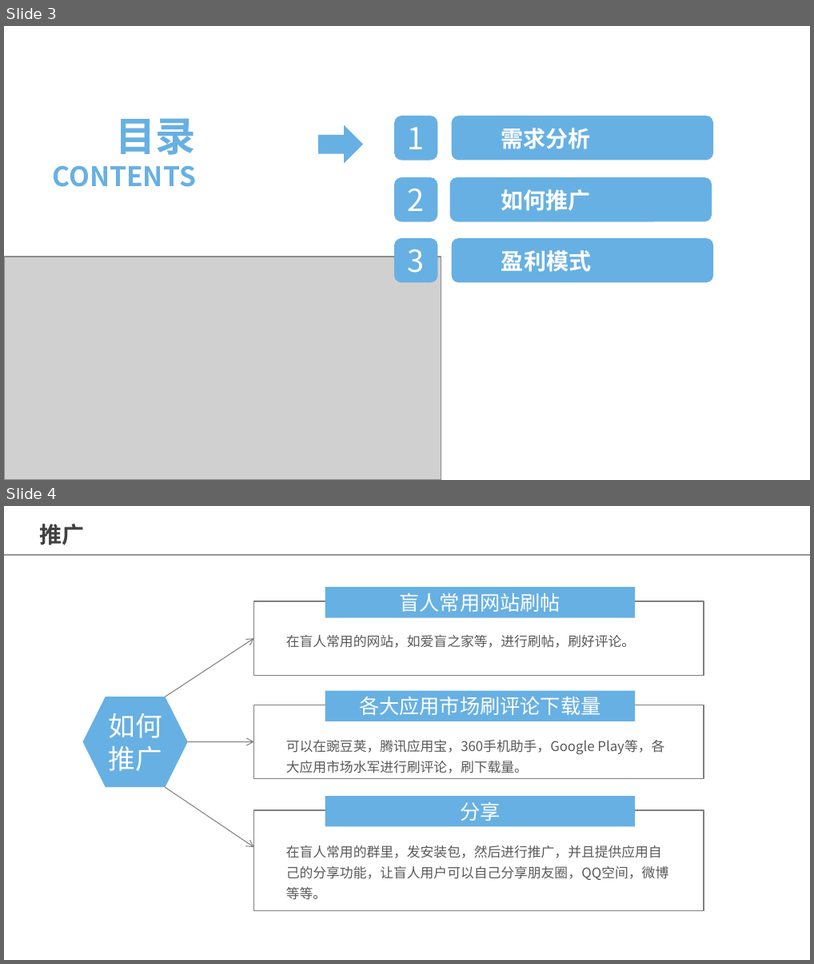
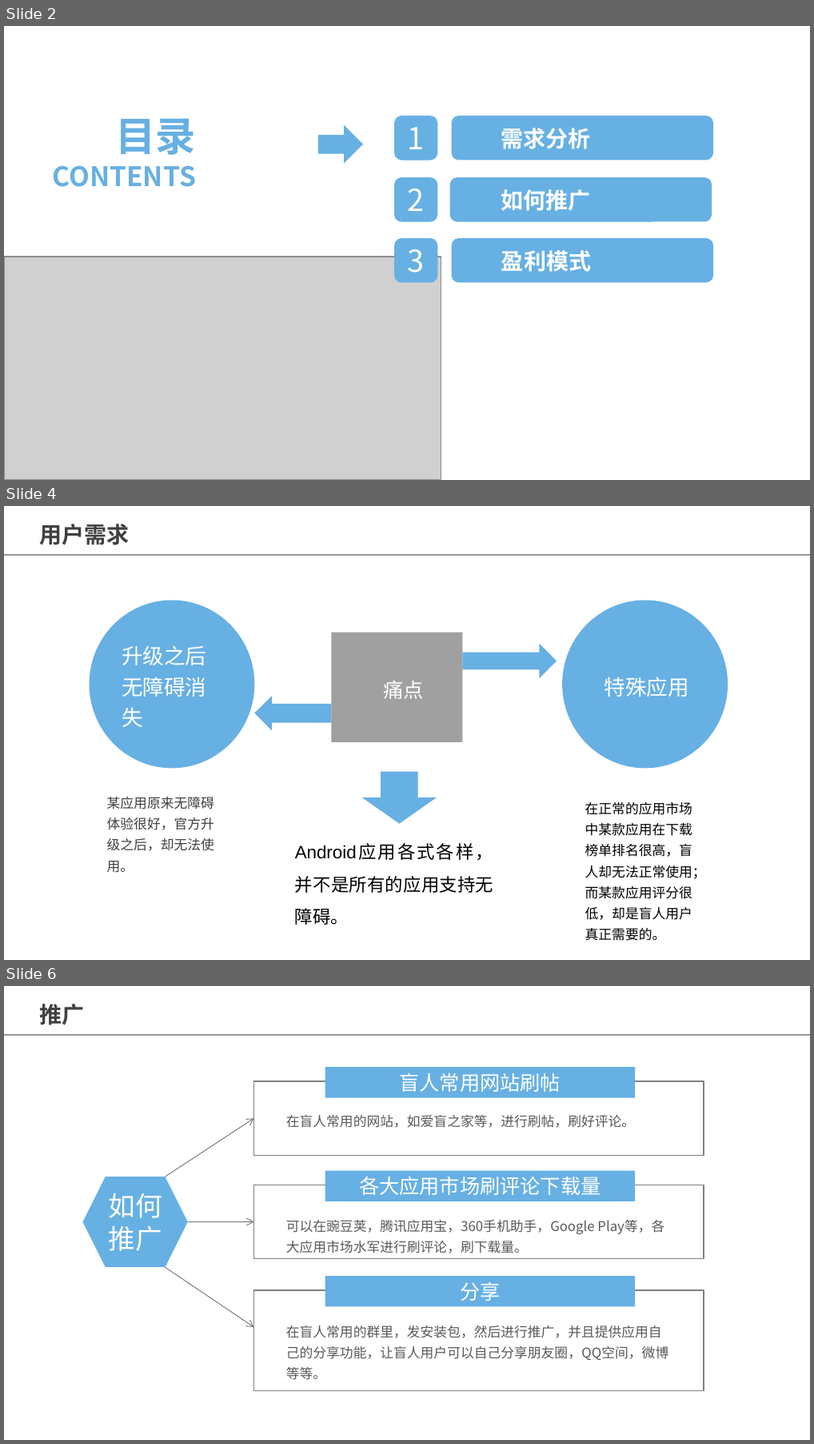
Before and after one commit to guoyu07/AccessibilityAppStoreDecument, a slide deck: 无障碍应用市场需求分析.pptx. Shown one above the other, each under a label of ours: slides 3 and 4 before the commit, slides 2, 4 and 6 after it; the slides between them are not shown. The pictures are 814x964 and 814x1444 pixels, drawn with LibreOffice and Linux fonts; fonts in the diff are those of the drawing; grey boxes stand for pictures. Boxes give left, top, right and bottom in pixels: in the first picture for what was removed or moved away, otherwise in the second. Text is boxed around its words. In the diff, an @@ line names an element or a change of style, - is before the commit and + after.

Commit message:
pp修改完善，需求分析，盲人用户痛点

```diff
--- a/无障碍应用市场需求分析.pptx
+++ b/无障碍应用市场需求分析.pptx
@@ slide 4 added at <box>4,506,810,960</box>, background #FFFFFF; not listed: 1 template element that a slide beside it also shows @@
@@ text added at <box>39,524,129,545</box>, 20 pt, text #404040, bold @@
+用户需求
@@ ellipse added at <box>90,600,254,768</box>, fill #67B0E3, 19 pt, text #FFFFFF @@
+升级之后无障碍消失
@@ ellipse added at <box>563,600,728,768</box>, fill #67B0E3, 19 pt, text #FFFFFF @@
+特殊应用
@@ rectangle added at <box>331,632,463,741</box>, fill #A0A0A0, 18 pt, text #FFFFFF @@
+痛点
@@ right arrow added at <box>463,643,557,678</box>, fill #67B0E3 @@
@@ right arrow added at <box>254,696,331,730</box>, fill #67B0E3 @@
@@ down arrow added at <box>362,772,436,824</box>, fill #67B0E3 @@
@@ text added at <box>107,796,214,872</box>, 12 pt, text #404040 @@
+某应用原来无障碍体验很好，官方升级之后，却无法使用。
@@ text added at <box>586,802,706,940</box>, 12 pt, text #000000 @@
+在正常的应用市场中某款应用在下载榜单排名很高，盲人却无法正常使用；而某款应用评分很低，却是盲人用户真正需要的。
@@ text added at <box>295,876,494,924</box>, 16 pt, text #000000 @@
+Android应用各式各样，并不是所有的应用支持无障碍。
@@ what was slide 3 is now slide 2 @@
@@ what was slide 4 is now slide 6 @@
```
Also in this commit, not shown: 2 slides changed, 1 other slide added.
